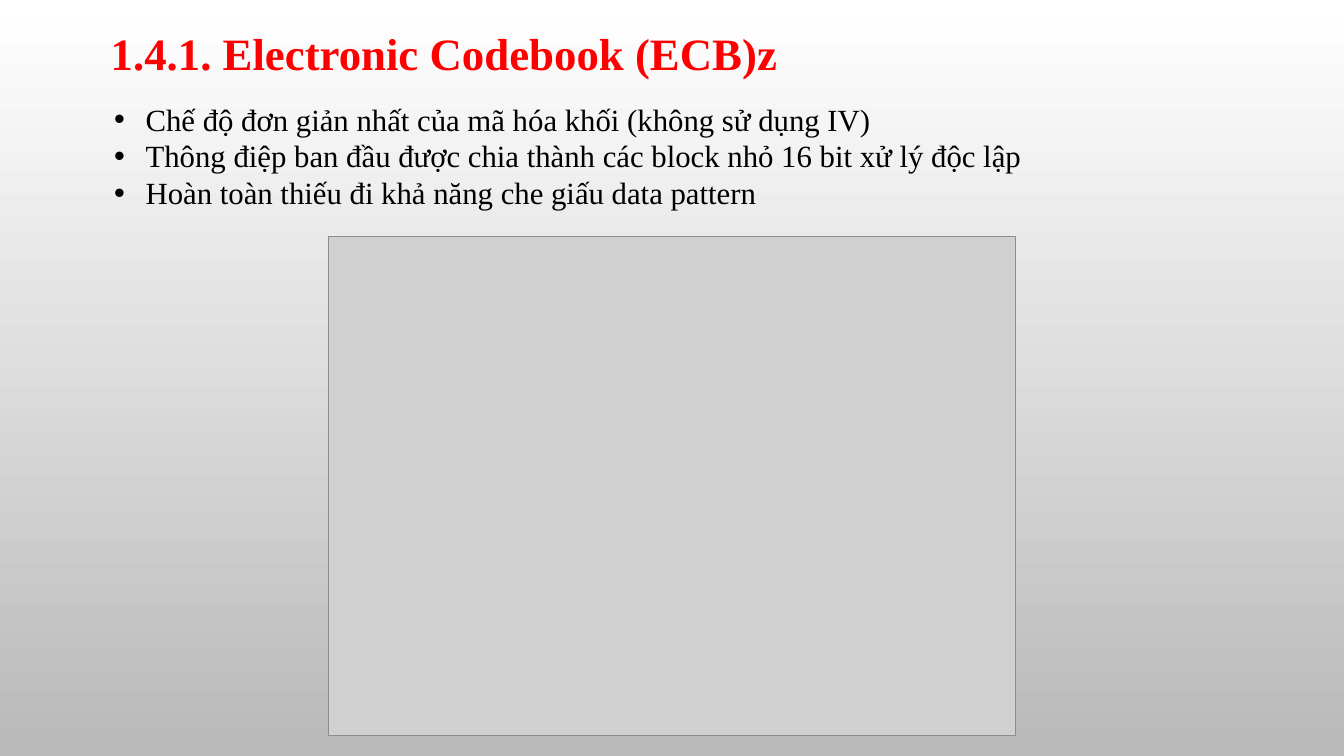
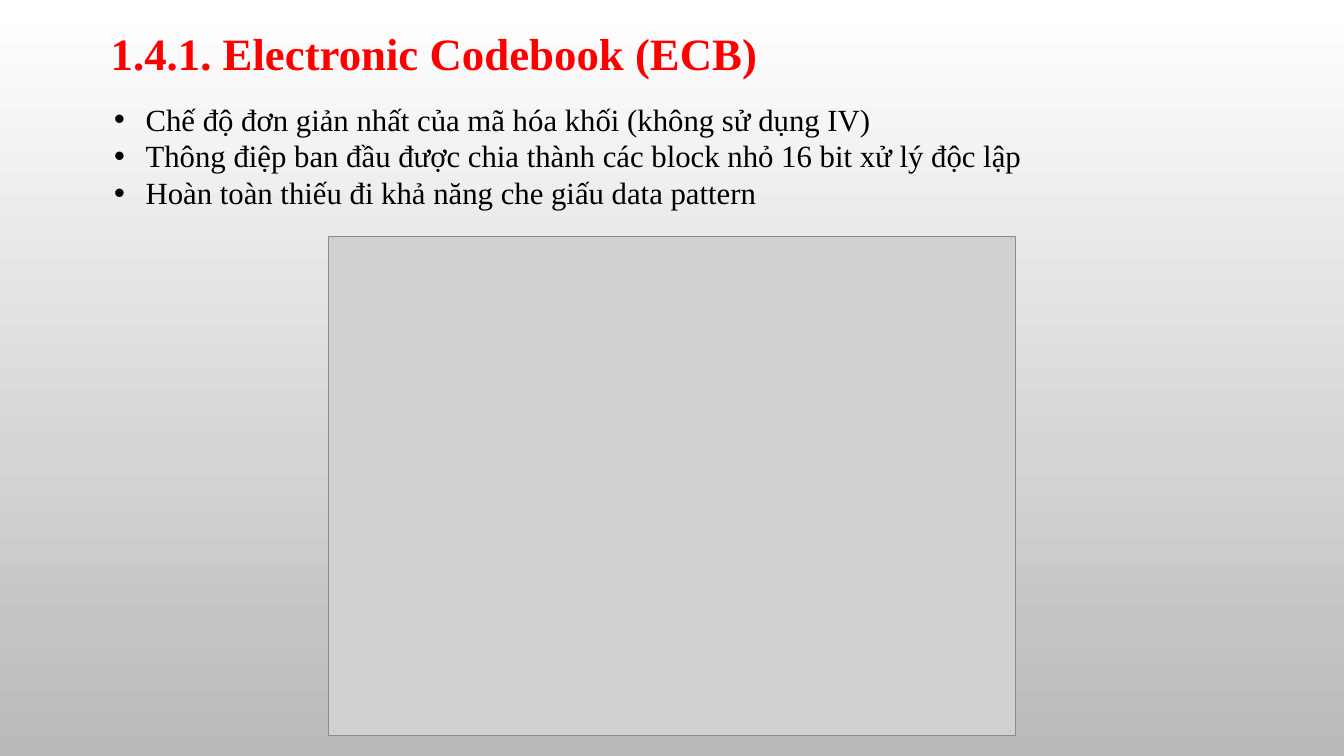
Before and after one commit to hoangtu041997/PM-Final, a slide deck: slide 16 of Slide.pptx (slide 15 before the commit). Drawn at 1344x756 pixels with LibreOffice and Linux fonts; fonts in the diff are those of the drawing; grey boxes stand for pictures; background and template pictures are left out. Boxes give left, top, right and bottom in pixels: in the first picture for what was removed or moved away, otherwise in the second. Text is boxed around its words. In the diff, an @@ line names an element or a change of style, - is before the commit and + after.

```diff
--- a/Slide.pptx
+++ b/Slide.pptx
@@ text at [111,39,757,79]: text changed @@
-1.4.1. Electronic Codebook (ECB)z
+1.4.1. Electronic Codebook (ECB)
```
Also in this commit, not shown: 3 other slides changed, 1 slide added.
